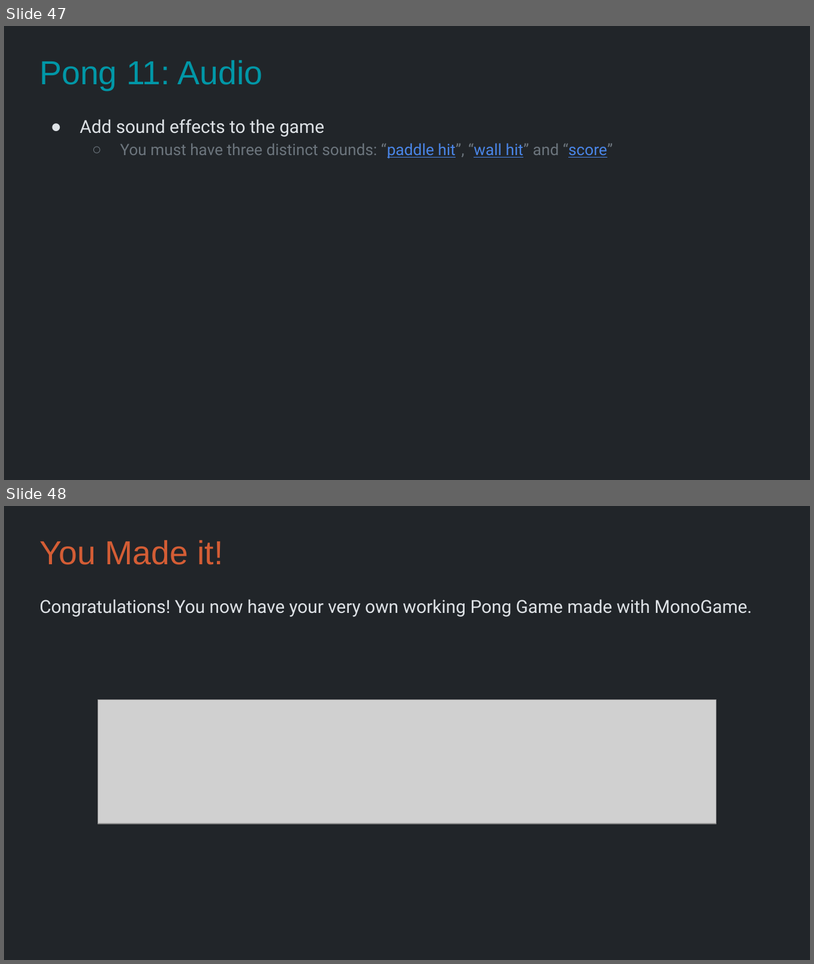
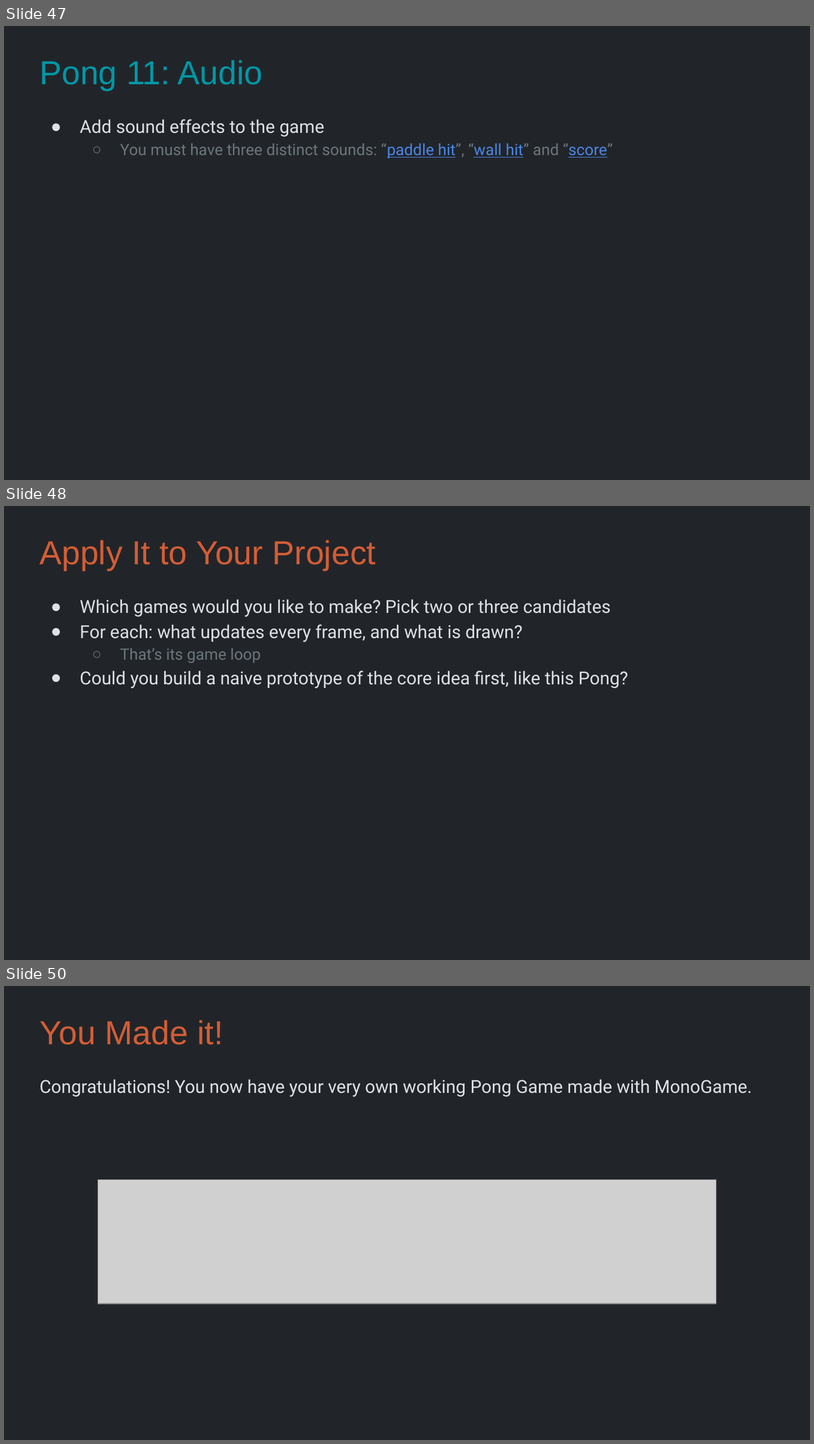
Before and after one commit to Metamate/gar, a slide deck: slides/01 Pong.pptx. Shown one above the other, each under a label of ours: slides 47 and 48 before the commit, slides 47, 48 and 50 after it; the slides between them are not shown. The pictures are 814x964 and 814x1444 pixels, drawn with LibreOffice and Linux fonts; fonts in the diff are those of the drawing; grey boxes stand for pictures. Boxes give left, top, right and bottom in pixels: in the first picture for what was removed or moved away, otherwise in the second. Text is boxed around its words. In the diff, an @@ line names an element or a change of style, - is before the commit and + after.

```diff
--- a/slides/01 Pong.pptx
+++ b/slides/01 Pong.pptx
@@ slide 48 added at box(4, 506, 810, 960), background #212529 @@
@@ title added at box(39, 540, 377, 570), 29.7 pt, text #D45D35 @@
+Apply It to Your Project
@@ text added at box(80, 599, 629, 688), 16 pt, text #DEE2E6 @@
+● Which games would you like to make? Pick two or three candidates
+● For each: what updates every frame, and what is drawn?
+  ○ That’s its game loop
+● Could you build a naive prototype of the core idea first, like this Pong?
@@ what was slide 48 is now slide 50 @@
```
Also in this commit, not shown: 1 other slide added, 17 other files.
